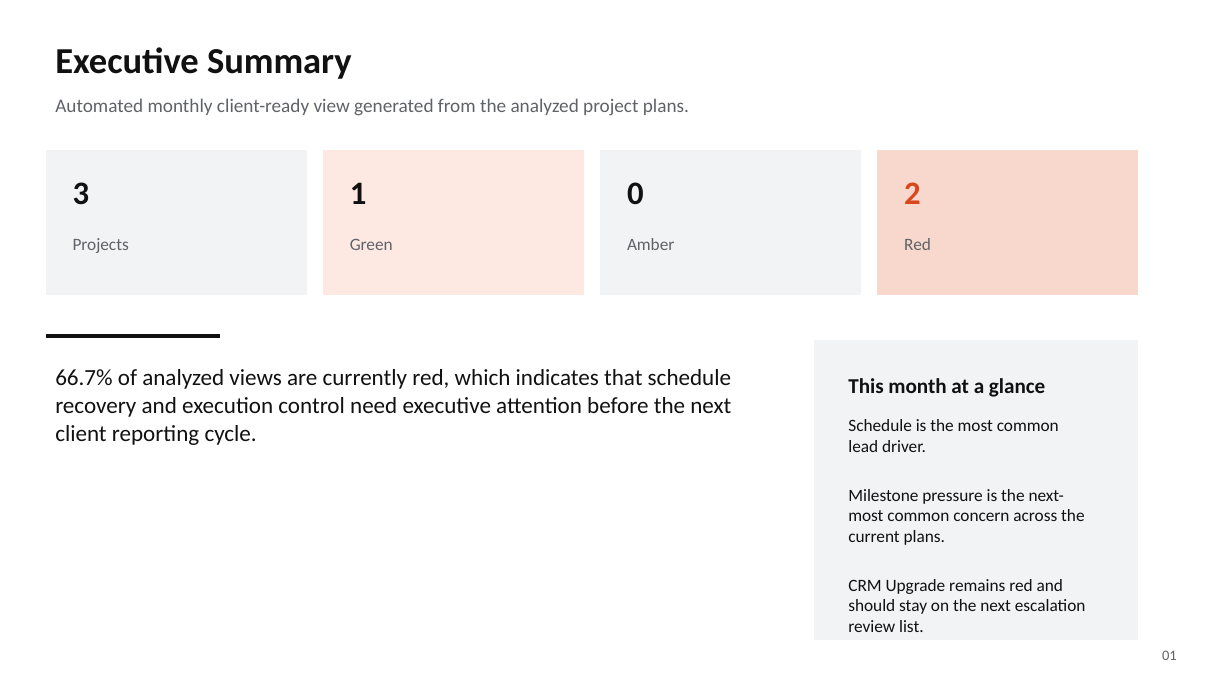
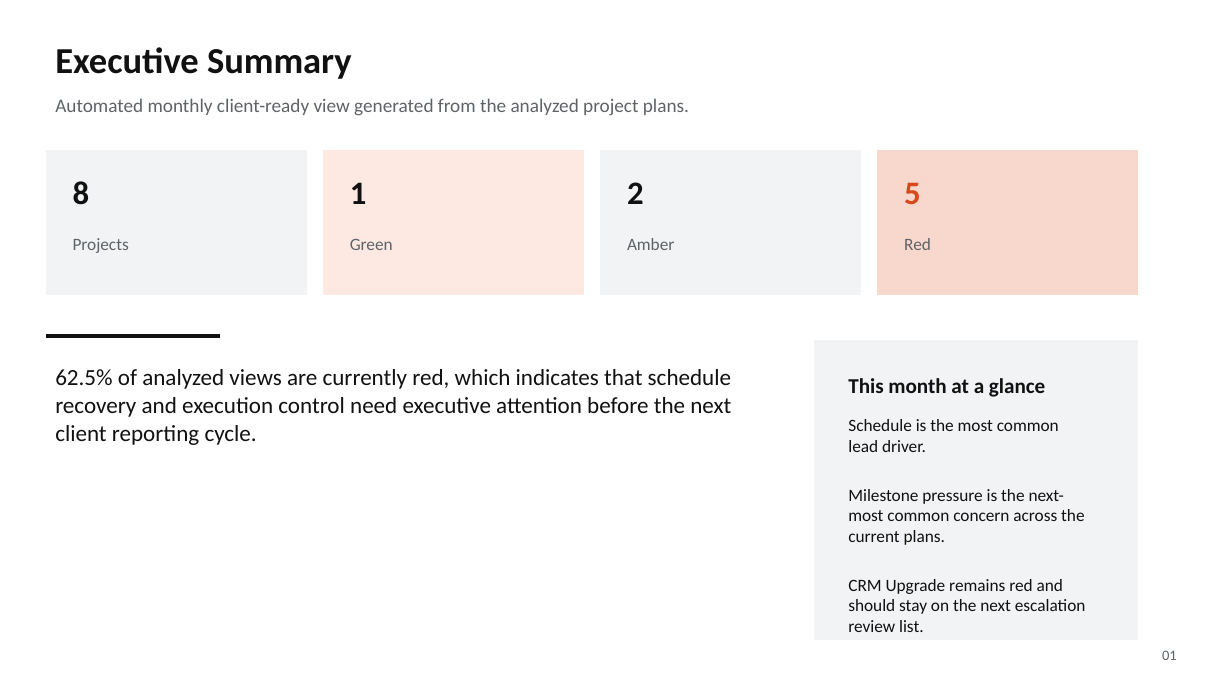
Before and after one commit to Rajibpanda01/Project-Health-Reporting-Agent, a slide deck: slide 1 of deliverables/monthly_executive_deck.pptx. Drawn at 1232x693 pixels with LibreOffice and Linux fonts; fonts in the diff are those of the drawing. Boxes give left, top, right and bottom in pixels: in the first picture for what was removed or moved away, otherwise in the second. Text is boxed around its words. In the diff, an @@ line names an element or a change of style, - is before the commit and + after.

```diff
--- a/deliverables/monthly_executive_deck.pptx
+++ b/deliverables/monthly_executive_deck.pptx
@@ text at [73,181,90,205]: text changed @@
-3
+8
@@ text at [627,182,644,204]: text changed @@
-0
+2
@@ text at [904,182,921,204]: text changed @@
-2
+5
@@ text at [55,369,731,445]: text changed @@
-66.7% of analyzed views are currently red, which indicates that schedule recovery and execution control need executive attention before the next client reporting cycle.
+62.5% of analyzed views are currently red, which indicates that schedule recovery and execution control need executive attention before the next client reporting cycle.
```
Also in this commit, not shown: 4 other slides changed, 17 other files.
